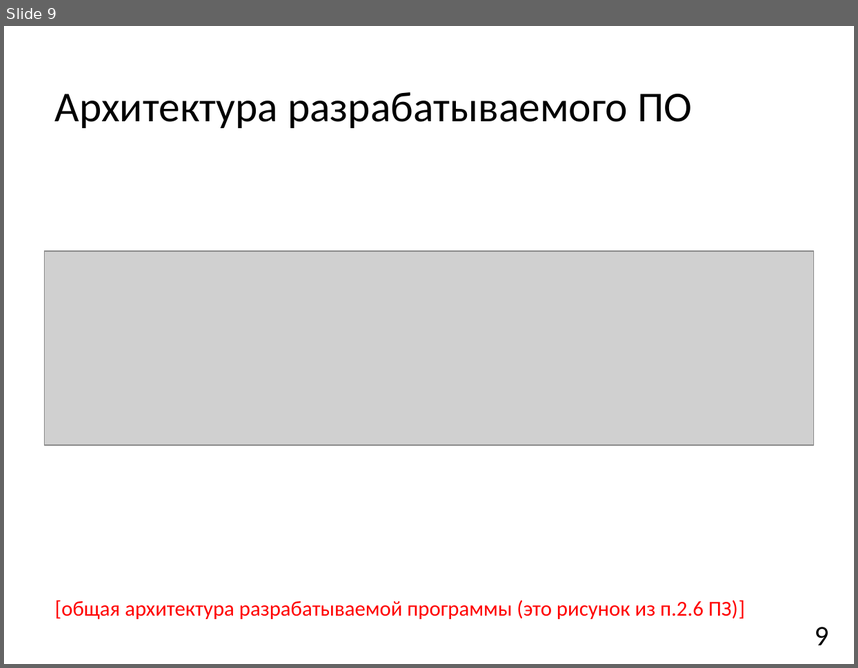
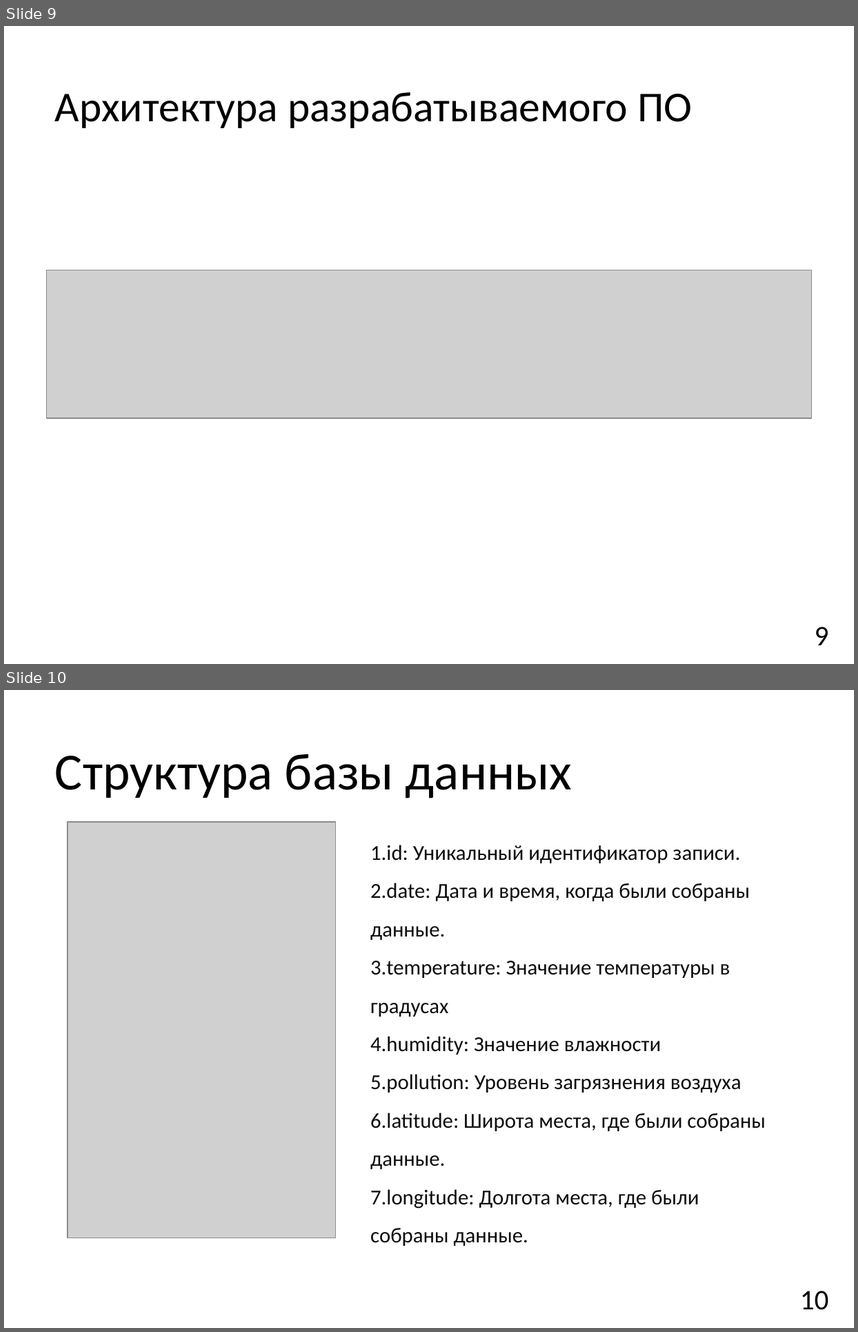
Before and after one commit to ostaaaaat/monitoring, a slide deck: 3 [Презентация].pptx. Shown one above the other, each under a label of ours: slide 9 before the commit, slides 9 and 10 after it. The pictures are 858x668 and 858x1332 pixels, drawn with LibreOffice and Linux fonts; fonts in the diff are those of the drawing; grey boxes stand for pictures. Boxes give left, top, right and bottom in pixels: in the first picture for what was removed or moved away, otherwise in the second. Text is boxed around its words. In the diff, an @@ line names an element or a change of style, - is before the commit and + after.

```diff
--- a/3 [Презентация].pptx
+++ b/3 [Презентация].pptx
@@ slide 10 added at (4, 690, 854, 1328), background #FFFFFF @@
@@ title added at (55, 753, 572, 798), 44 pt, text #000000 @@
+Структура базы данных
@@ picture added at (67, 822, 335, 1237) @@
@@ text added at (370, 845, 766, 1245), 18 pt, text #0D0D0D @@
+1. id: Уникальный идентификатор записи.
+2. date: Дата и время, когда были собраны данные.
+3. temperature: Значение температуры в градусах
+4. humidity: Значение влажности
+5. pollution: Уровень загрязнения воздуха
+6. latitude: Широта места, где были собраны данные.
+7. longitude: Долгота места, где были собраны данные.
@@ page number added at (800, 1290, 829, 1310), 24 pt, text #000000 @@
+10
@@ slide 9 changed as well @@
@@ picture: place and size @@
-picture at (44, 251, 814, 445)
+picture at (47, 270, 811, 418)
@@ text removed at (55, 599, 745, 619) @@
-[общая архитектура разрабатываемой программы (это рисунок из п.2.6 ПЗ)]
```
Also in this commit, not shown: 10 other slides changed, 6 other slides added, 8 slides removed.
